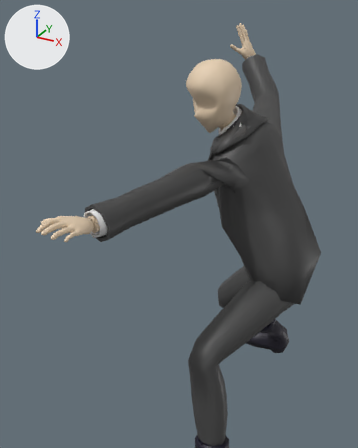
Before and after pictures for a commit that changed the glTF model resources/model/player/Player.gltf.
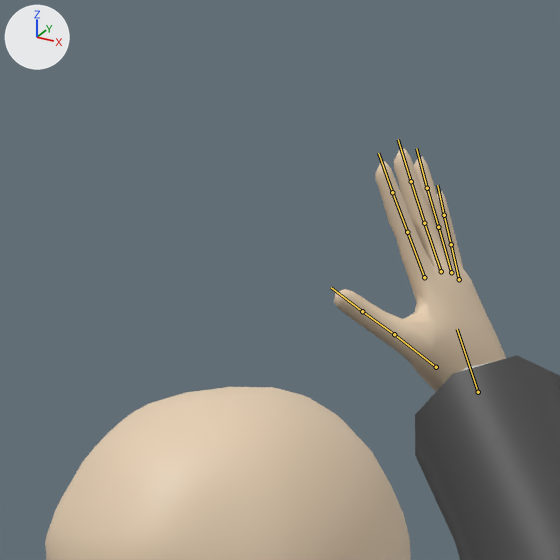
There are two pictures of each version: one whole from a 50 mm camera at (0.563, -1.688, 1.737) aimed at (-0.209, -0.283, 1.035), one close up on the part from 50% to 74% of the width and 0% to 19% of the height. Lighting does not change. The marker at upper left points along +X, +Y and +Z. The first two pictures are the older version. Both versions are drawn at frame 0 of the action 'SheathDash'; the numbers are the values there. The bones that change, and the others that lie on the model, are drawn over the model as lines in the close-ups.

Names of what the first close-up shows: 'Body', 'Face', 'Suit'.
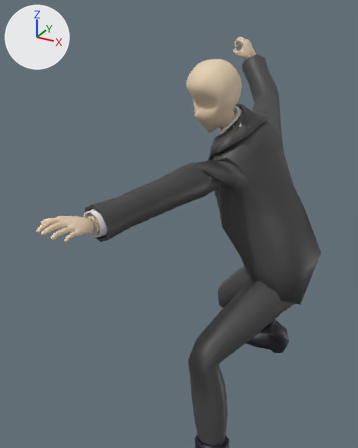
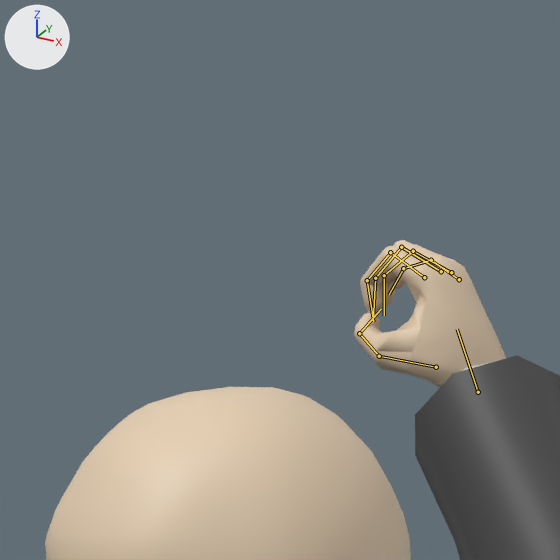
Diff of the bpy script that builds the scene:
```diff
--- a/resources/model/player/Player.gltf.py
+++ b/resources/model/player/Player.gltf.py
@@ bone_littleproximal_r @@
 bone_littleproximal_r = bpy.data.objects['Player'].pose.bones['LittleProximal.R']  # child of 'Hand.R'
-bone_littleproximal_r.rotation_quaternion = (1.0, 0.0, 0.0, 0.0)  # degrees (0, 0, 0)
+bone_littleproximal_r.rotation_quaternion = (0.938, -0.324, 0.039, 0.114)  # degrees (-37, 8, 11)
@@ bone_littleintermediate_r @@
 bone_littleintermediate_r = bpy.data.objects['Player'].pose.bones['LittleInterMediate.R']  # child of 'LittleProximal.R'
-bone_littleintermediate_r.rotation_quaternion = (1.0, 0.0, 0.0, 0.0)  # degrees (0, 0, 0)
+bone_littleintermediate_r.rotation_quaternion = (0.914, -0.407, 0.0, 0.0)  # degrees (-48, 0, 0)
@@ bone_littledistal_r @@
 bone_littledistal_r = bpy.data.objects['Player'].pose.bones['LittleDistal.R']  # child of 'LittleInterMediate.R'
-bone_littledistal_r.rotation_quaternion = (1.0, 0.0, 0.0, 0.0)  # degrees (0, 0, 0)
+bone_littledistal_r.rotation_quaternion = (0.929, -0.371, 0.0, 0.0)  # degrees (-43, 0, 0)
@@ bone_middleproximal_r @@
 bone_middleproximal_r = bpy.data.objects['Player'].pose.bones['MiddleProximal.R']  # child of 'Hand.R'
-bone_middleproximal_r.rotation_quaternion = (1.0, 0.0, 0.0, 0.0)  # degrees (0, 0, 0)
+bone_middleproximal_r.rotation_quaternion = (0.936, -0.353, 0.0, 0.0)  # degrees (-41, 0, 0)
@@ bone_middleintermediate_r @@
 bone_middleintermediate_r = bpy.data.objects['Player'].pose.bones['MiddleInterMediate.R']  # child of 'MiddleProximal.R'
-bone_middleintermediate_r.rotation_quaternion = (1.0, 0.0, 0.0, 0.0)  # degrees (0, 0, 0)
+bone_middleintermediate_r.rotation_quaternion = (0.797, -0.604, 0.0, 0.0)  # degrees (-74, 0, 0)
@@ bone_middledistal_r @@
 bone_middledistal_r = bpy.data.objects['Player'].pose.bones['MiddleDistal.R']  # child of 'MiddleInterMediate.R'
-bone_middledistal_r.rotation_quaternion = (1.0, 0.0, 0.0, 0.0)  # degrees (0, 0, 0)
+bone_middledistal_r.rotation_quaternion = (0.94, -0.341, 0.0, 0.0)  # degrees (-40, 0, 0)
@@ bone_indexproximal_r @@
 bone_indexproximal_r = bpy.data.objects['Player'].pose.bones['IndexProximal.R']  # child of 'Hand.R'
-bone_indexproximal_r.rotation_quaternion = (1.0, 0.0, 0.0, 0.0)  # degrees (0, 0, 0)
+bone_indexproximal_r.rotation_quaternion = (0.932, -0.346, -0.037, -0.099)  # degrees (-40, -8, -9)
@@ bone_indexintermediate_r @@
 bone_indexintermediate_r = bpy.data.objects['Player'].pose.bones['IndexInterMediate.R']  # child of 'IndexProximal.R'
-bone_indexintermediate_r.rotation_quaternion = (1.0, 0.0, 0.0, 0.0)  # degrees (0, 0, 0)
+bone_indexintermediate_r.rotation_quaternion = (0.8, -0.6, 0.0, 0.0)  # degrees (-74, 0, 0)
@@ bone_indexdistal_r @@
 bone_indexdistal_r = bpy.data.objects['Player'].pose.bones['IndexDistal.R']  # child of 'IndexInterMediate.R'
-bone_indexdistal_r.rotation_quaternion = (1.0, 0.0, 0.0, 0.0)  # degrees (0, 0, 0)
+bone_indexdistal_r.rotation_quaternion = (0.876, -0.481, 0.0, 0.0)  # degrees (-58, 0, 0)
@@ bone_ringproximal_r @@
 bone_ringproximal_r = bpy.data.objects['Player'].pose.bones['RingProximal.R']  # child of 'Hand.R'
-bone_ringproximal_r.rotation_quaternion = (1.0, 0.0, 0.0, 0.0)  # degrees (0, 0, 0)
+bone_ringproximal_r.rotation_quaternion = (0.928, -0.365, 0.025, 0.064)  # degrees (-43, 5, 6)
@@ bone_ringintermediate_r @@
 bone_ringintermediate_r = bpy.data.objects['Player'].pose.bones['RingInterMediate.R']  # child of 'RingProximal.R'
-bone_ringintermediate_r.rotation_quaternion = (1.0, 0.0, 0.0, 0.0)  # degrees (0, 0, 0)
+bone_ringintermediate_r.rotation_quaternion = (0.85, -0.527, 0.0, 0.0)  # degrees (-64, 0, 0)
@@ bone_ringdistal_r @@
 bone_ringdistal_r = bpy.data.objects['Player'].pose.bones['RingDistal.R']  # child of 'RingInterMediate.R'
-bone_ringdistal_r.rotation_quaternion = (1.0, 0.0, 0.0, 0.0)  # degrees (0, 0, 0)
+bone_ringdistal_r.rotation_quaternion = (0.892, -0.452, 0.0, 0.0)  # degrees (-54, 0, 0)
@@ bone_thumbproximal_r @@
 bone_thumbproximal_r = bpy.data.objects['Player'].pose.bones['ThumbProximal.R']  # child of 'Hand.R'
-bone_thumbproximal_r.rotation_quaternion = (1.0, 0.0, 0.0, 0.0)  # degrees (0, 0, 0)
+bone_thumbproximal_r.rotation_quaternion = (0.883, -0.385, -0.132, 0.234)  # degrees (-48, -3, 31)
@@ bone_thumbintermediate_r @@
 bone_thumbintermediate_r = bpy.data.objects['Player'].pose.bones['ThumbInterMediate.R']  # child of 'ThumbProximal.R'
-bone_thumbintermediate_r.rotation_quaternion = (1.0, 0.0, 0.0, 0.0)  # degrees (0, 0, 0)
+bone_thumbintermediate_r.rotation_quaternion = (0.956, -0.243, -0.041, -0.162)  # degrees (-27, -9, -17)
@@ bone_thumbdistal_r @@
 bone_thumbdistal_r = bpy.data.objects['Player'].pose.bones['ThumbDistal.R']  # child of 'ThumbInterMediate.R'
-bone_thumbdistal_r.rotation_quaternion = (1.0, 0.0, 0.0, 0.0)  # degrees (0, 0, 0)
+bone_thumbdistal_r.rotation_quaternion = (0.872, -0.46, -0.078, -0.147)  # degrees (-54, -16, -11)
```

Boxes (x1, y1, x2, y2) around the edits, measured in the close-ups (560 x 560 px):
'Body', posed: before (334, 148, 506, 391); after (354, 240, 506, 388)
bone 'LittleProximal.R', root to tip: before (459, 279) to (451, 244); after (459, 279) to (431, 260)
bone 'LittleInterMediate.R', root to tip: before (451, 244) to (444, 215); after (431, 260) to (403, 268)
bone 'LittleDistal.R', root to tip: before (444, 215) to (437, 185); after (403, 268) to (389, 294)
bone 'MiddleProximal.R', root to tip: before (441, 271) to (424, 223); after (441, 271) to (401, 247)
bone 'MiddleInterMediate.R', root to tip: before (424, 223) to (411, 181); after (401, 247) to (375, 278)
bone 'MiddleDistal.R', root to tip: before (411, 181) to (398, 139); after (375, 278) to (373, 320)
bone 'IndexProximal.R', root to tip: before (424, 277) to (407, 232); after (424, 277) to (390, 252)
bone 'IndexInterMediate.R', root to tip: before (407, 232) to (392, 192); after (390, 252) to (367, 280)
bone 'IndexDistal.R', root to tip: before (392, 192) to (378, 153); after (367, 280) to (373, 321)
bone 'RingProximal.R', root to tip: before (451, 272) to (438, 227); after (451, 272) to (413, 251)
bone 'RingInterMediate.R', root to tip: before (438, 227) to (427, 188); after (413, 251) to (384, 275)
bone 'RingDistal.R', root to tip: before (427, 188) to (416, 148); after (384, 275) to (384, 315)
bone 'ThumbProximal.R', root to tip: before (436, 367) to (394, 334); after (436, 367) to (379, 356)
bone 'ThumbInterMediate.R', root to tip: before (394, 334) to (362, 311); after (379, 356) to (359, 333)
bone 'ThumbDistal.R', root to tip: before (362, 311) to (331, 287); after (359, 333) to (381, 309)
